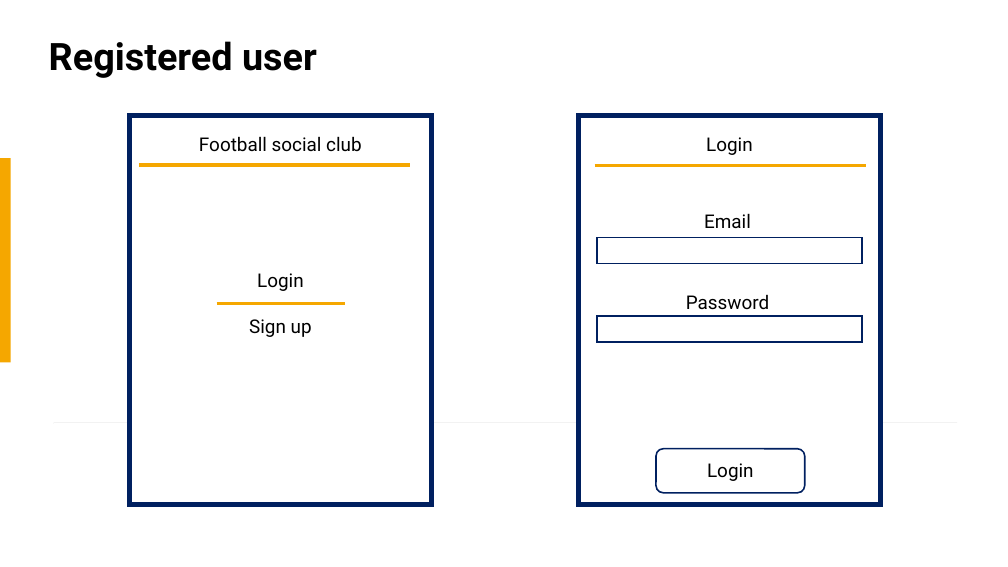
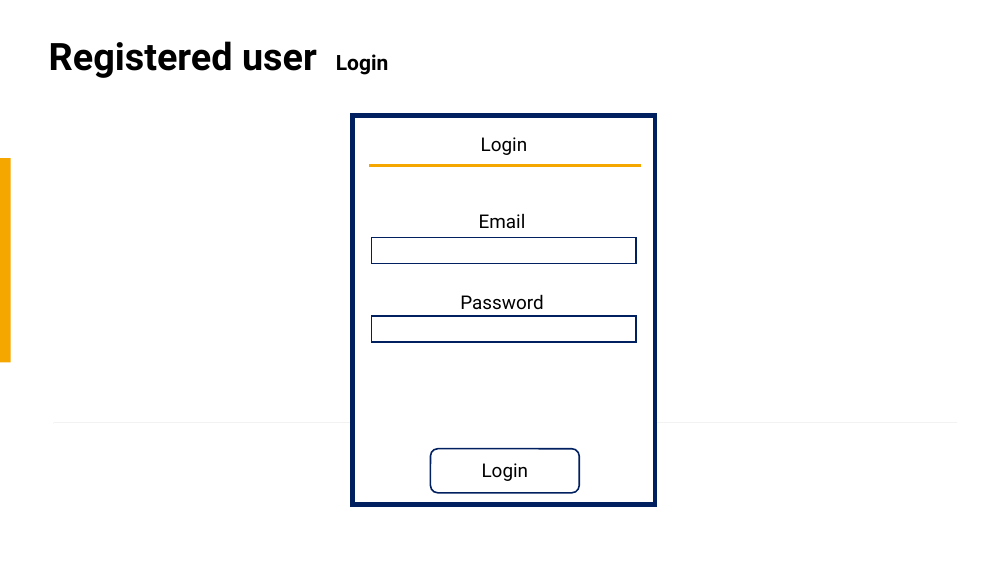
Before and after one commit to EnomisLP/Football, a slide deck: slide 12 of Large scale database mock-ups.pptx (slide 4 before the commit). Drawn at 1008x567 pixels with LibreOffice and Linux fonts; fonts in the diff are those of the drawing. Boxes give left, top, right and bottom in pixels: in the first picture for what was removed or moved away, otherwise in the second. Text is boxed around its words. In the diff, an @@ line names an element or a change of style, - is before the commit and + after.

```diff
--- a/Large scale database mock-ups.pptx
+++ b/Large scale database mock-ups.pptx
@@ title at (49, 41, 389, 78): text changed @@
-Registered user
+Registered user Login
@@ rectangle removed at (129, 116, 432, 505) @@
@@ text removed at (199, 136, 361, 152) @@
-Football social club
@@ line removed from (139, 165) to (411, 165) @@
@@ text removed at (249, 273, 312, 337) @@
-Login
-Sign up
@@ line removed from (217, 303) to (346, 303) @@
@@ 4 texts, 3 rectangles, 1 line, 1 rounded rectangle: place and size @@
-4 texts, 3 rectangles, 1 line, 1 rounded rectangle at (578, 116, 881, 505)
+4 texts, 3 rectangles, 1 line, 1 rounded rectangle at (353, 116, 656, 505)
```
Also in this commit, not shown: 19 other slides changed, 10 slides added, 4 other files.
